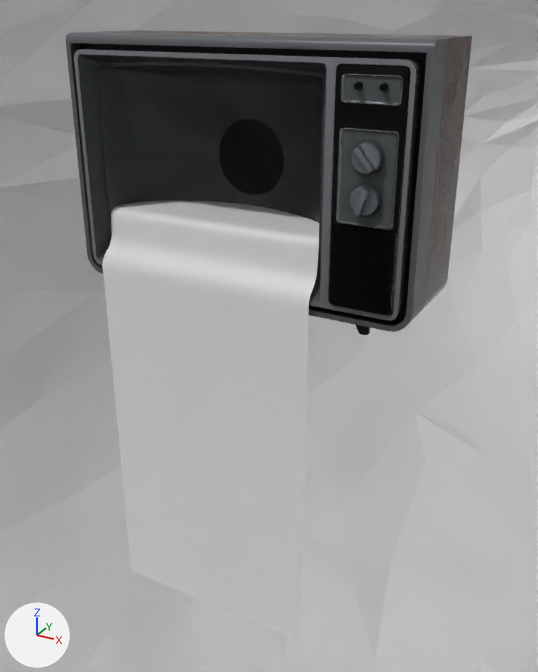
What one commit did to the Blender file Television.blend.
Before and after are seen from a camera (50 mm lens) standing at (4.37, -8.04, 3.33) and looking at (-0.19, 0.25, -0.81). Lighting does not change. The marker at lower left points along +X, +Y and +Z.

Before the edit, the objects in view are built like this:
```python
me_msh_television_001 = bpy.data.meshes.new('MSH_Television.001')
me_msh_television_001.from_pydata(...)  # 505 vertices, 504 faces; spans x -1.89..1.04, y -0.94..0.26, z 0.45..2.76
me_msh_television_001.polygons.foreach_set('use_smooth', [True] * 504)
me_msh_television_001.materials.append(mat_television)
me_msh_televisionscreen = bpy.data.meshes.new('MSH_TelevisionScreen')
me_msh_televisionscreen.from_pydata(...)  # 18369 vertices, 17920 faces; spans x -1.89..1.04, y -1.02..-0.76, z 0.45..2.76
me_msh_televisionscreen.polygons.foreach_set('use_smooth', [True] * 17920)
me_msh_televisionscreen.materials.append(mat_televisionscreen)  # grey #899489
me_plane_001 = bpy.data.meshes.new('Plane.001')
me_plane_001.from_pydata(...)  # 650 vertices, 588 faces; spans x -1.47..1.47, y -0.62..0.67, z -6.24..-0.59
me_plane_001.polygons.foreach_set('use_smooth', [True] * 588)
ob_msh_television_001 = bpy.data.objects.new('MSH_Television.001', me_msh_television_001)
ob_msh_television_001.location = (0.0, 0.0, 0.0)
ob_msh_televisionscreen = bpy.data.objects.new('MSH_TelevisionScreen', me_msh_televisionscreen)
ob_msh_televisionscreen.location = (0.0, 0.0, 0.0)
ob_msh_televisionscreen.hide_set(True)
ob_plane_001 = bpy.data.objects.new('Plane.001', me_plane_001)
ob_plane_001.location = (-0.43, -0.46, 1.61)
# also in view: 'MSH_Television' at (0.0, 0.36, 1.54); 'Cylinder' at (-0.04, 22.14, 0.12)
```
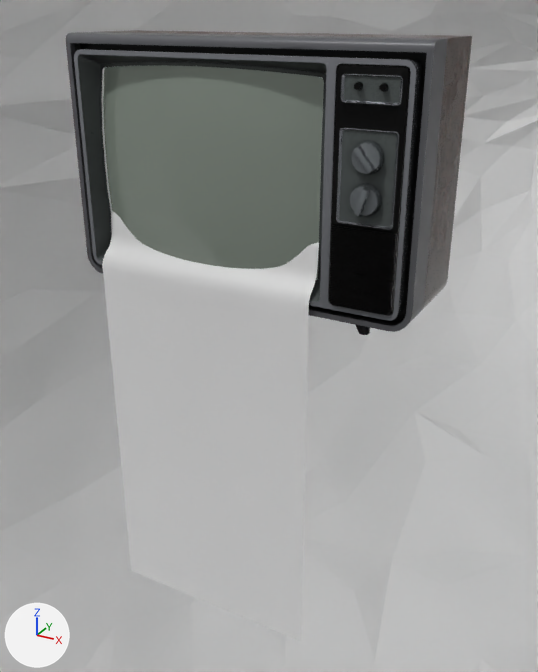
Where the newer file only moved an object's origin or applied its transform, the numbers keep the older frame.

The change, as a list of edits to the scene's bpy script:
```text
Change me_msh_television_001:
    used by ob_msh_television_001; location = (0.0, 0.0, 0.0)
    remove me_msh_television_001.from_pydata(...)  # 505 vertices, 504 faces; spans x -1.89..1.04, y -0.94..0.26, z 0.45..2.76
    add me_msh_television_001.from_pydata(...)  # 385 vertices, 384 faces; spans x -1.89..1.04, y -0.94..0.26, z 0.45..2.76
    me_msh_television_001 part 1
    155 vertices are removed from x -1.86..0.98, y -0.79..0.25, z 0.53..2.69
    282 faces are deleted
    10 vertices in x -1.78..0.93, y -0.47..-0.42, z 0.48..2.73 move by (0.0, -0.02, 0.0)
    10 vertices in x -1.77..0.92, y -0.47..-0.44, z 0.49..2.73 move by (0.0, -0.01, 0.0)
    3 vertices in x -1.12..0.9, y -0.45..-0.42, z 0.5..0.78 move by (0.0, -0.02, 0.01)
    51 vertices move from x -1.86..1.01, y -0.79..-0.42, z 0.46..2.76 to x -1.86..1.0, y -0.79..-0.44, z 0.46..2.75
    35 vertices are added at x -1.87..0.96, y -0.79..0.25, z 0.53..2.69
    162 new faces join them
    me_msh_television_001 part 2: 223 faces spanning x -1.89..1.04, y -0.94..0.26, z 0.45..2.76 switch from mat_television to no material
Change ob_msh_televisionscreen:
    remove ob_msh_televisionscreen.hide_set(True)
```

Location of each change, (x1, y1, x2, y2) in pixels of the pictures (538 x 672 px):
'MSH_TelevisionScreen', shown: after (103, 65, 324, 279)
part 1 of me_msh_television_001, cut back: before (102, 66, 324, 280); after (102, 67, 322, 280)
part 2 of me_msh_television_001, recoloured (black to grey): (102, 65, 323, 279) in both
